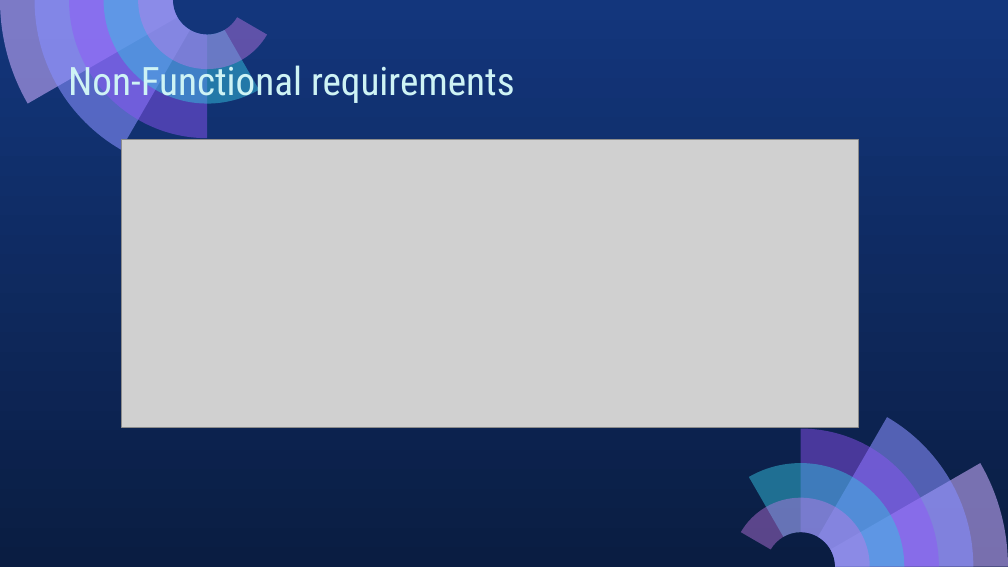
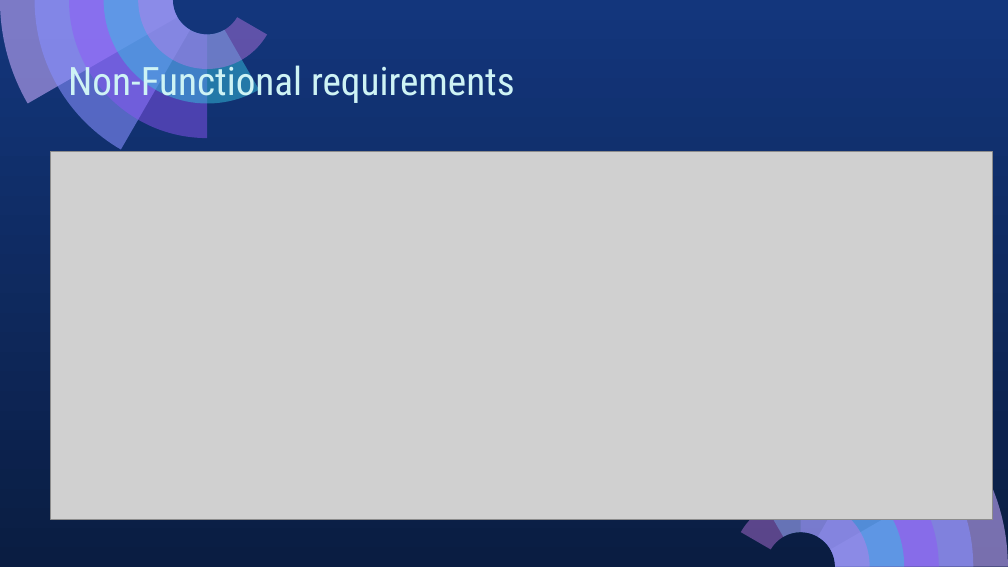
Before and after one commit to Abdullahaml1/cse608-assignments, a slide deck: slide 9 of Assignment_2/Assignment_2_presentation.pptx. Drawn at 1008x567 pixels with LibreOffice and Linux fonts; fonts in the diff are those of the drawing; grey boxes stand for pictures. Boxes give left, top, right and bottom in pixels: in the first picture for what was removed or moved away, otherwise in the second. Text is boxed around its words. In the diff, an @@ line names an element or a change of style, - is before the commit and + after.

```diff
--- a/Assignment_2/Assignment_2_presentation.pptx
+++ b/Assignment_2/Assignment_2_presentation.pptx
@@ freeform shape at (34,0,190,149): rotation 180 to 0 degrees @@
@@ freeform shape at (70,0,208,138): rotation 180 to 0 degrees @@
@@ picture: place and size @@
-picture at (122,139,859,427)
+picture at (50,152,992,520)
@@ freeform shape at (817,417,973,566): outline redrawn @@
```
Also in this commit, not shown: 20 other slides changed, 4 slides added, 4 slides removed, 4 other files.
